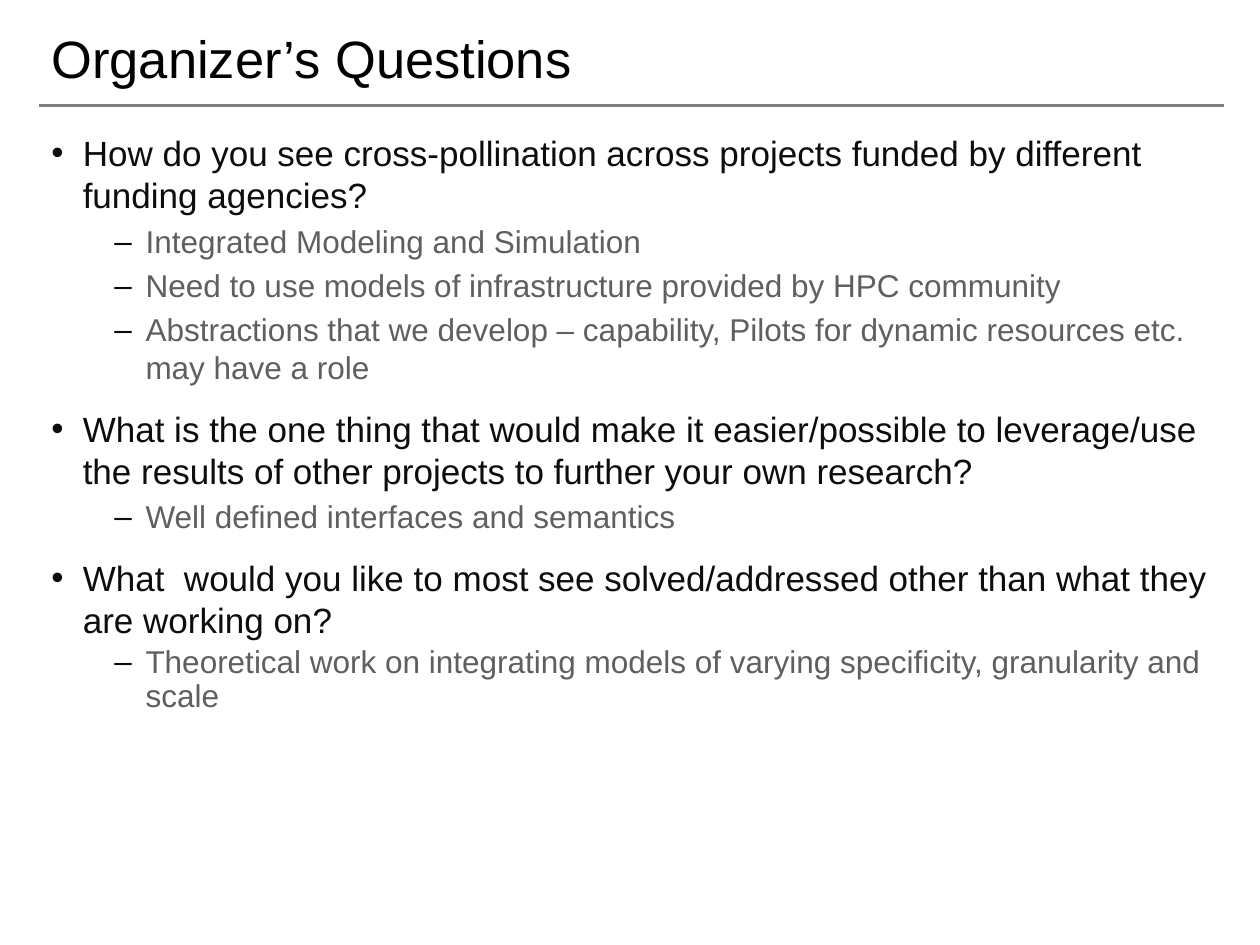
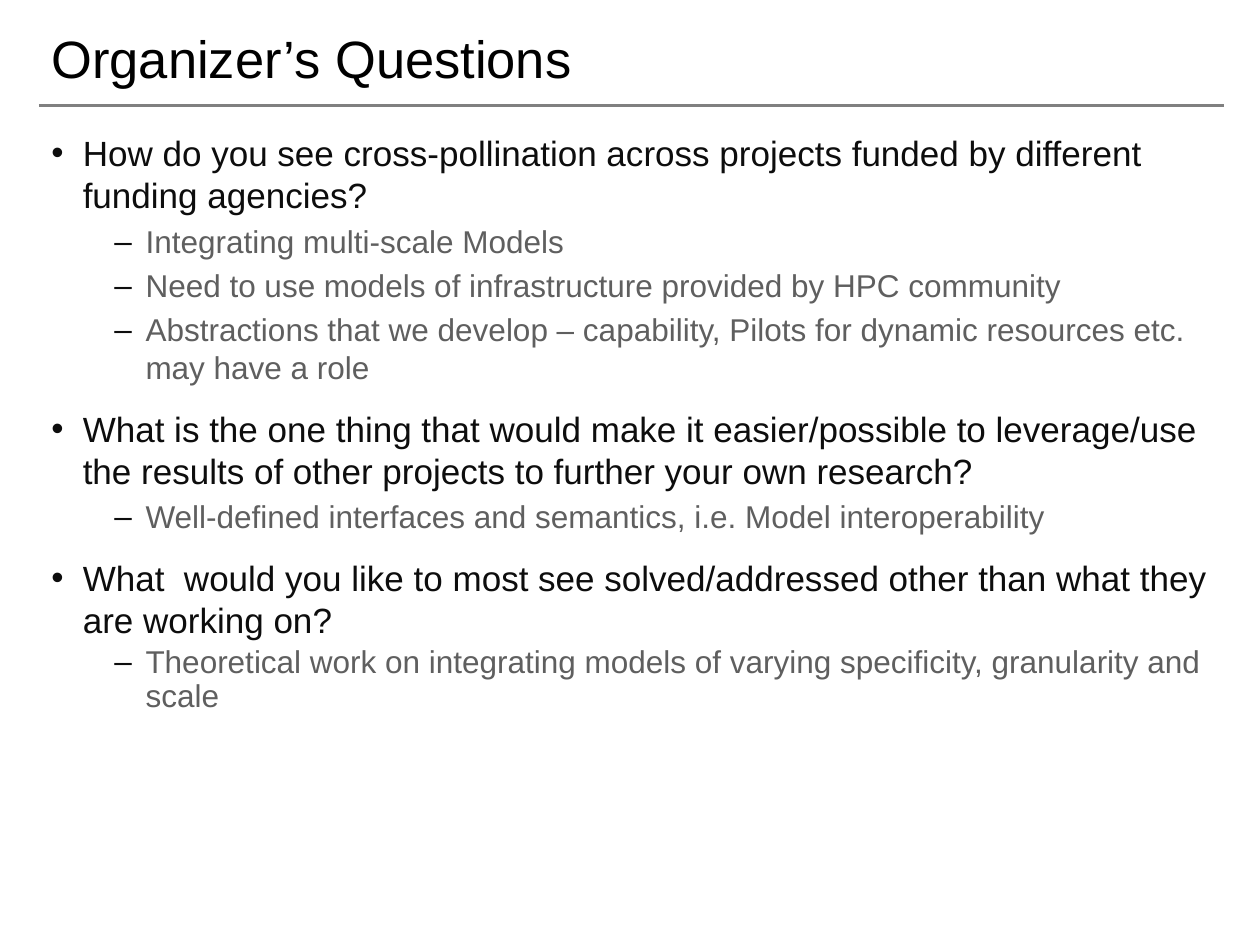
Before and after one commit to saga-project/NGMW, a slide deck: slide 22 of presentations/radical-modsim.pptx. Drawn at 1260x945 pixels with LibreOffice and Linux fonts; fonts in the diff are those of the drawing; background and template pictures are left out. Boxes give left, top, right and bottom in pixels: in the first picture for what was removed or moved away, otherwise in the second. Text is boxed around its words. In the diff, an @@ line names an element or a change of style, - is before the commit and + after.

Commit message:
final version

```diff
--- a/presentations/radical-modsim.pptx
+++ b/presentations/radical-modsim.pptx
@@ text at box(146, 230, 564, 259): text changed @@
-  – Integrated Modeling and Simulation
+  – Integrating multi-scale Models
@@ text at box(146, 505, 1045, 534): text changed @@
-  – Well defined interfaces and semantics
+  – Well-defined interfaces and semantics, i.e. Model interoperability
```
Also in this commit, not shown: 1 other slide changed.
